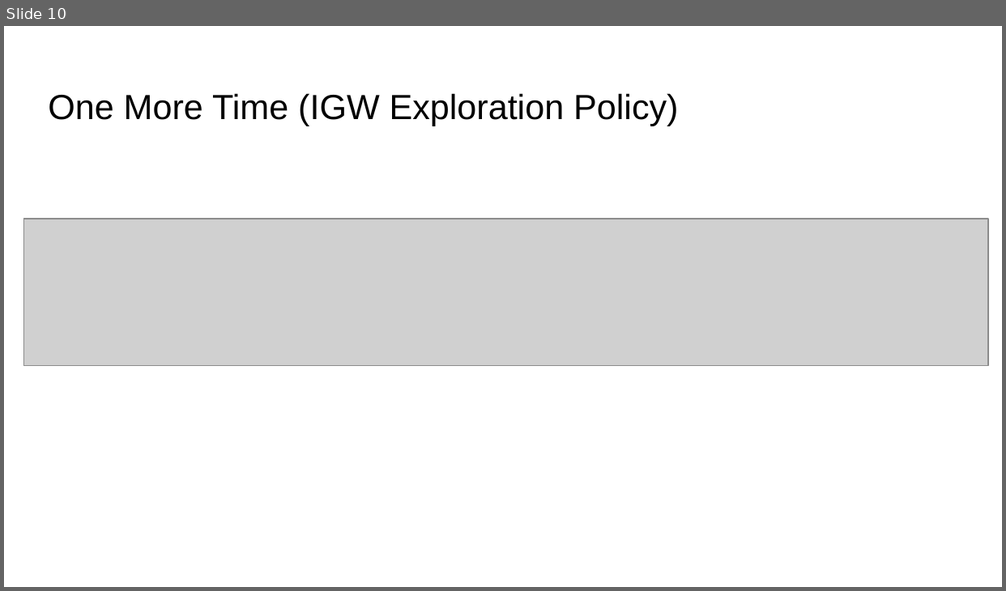
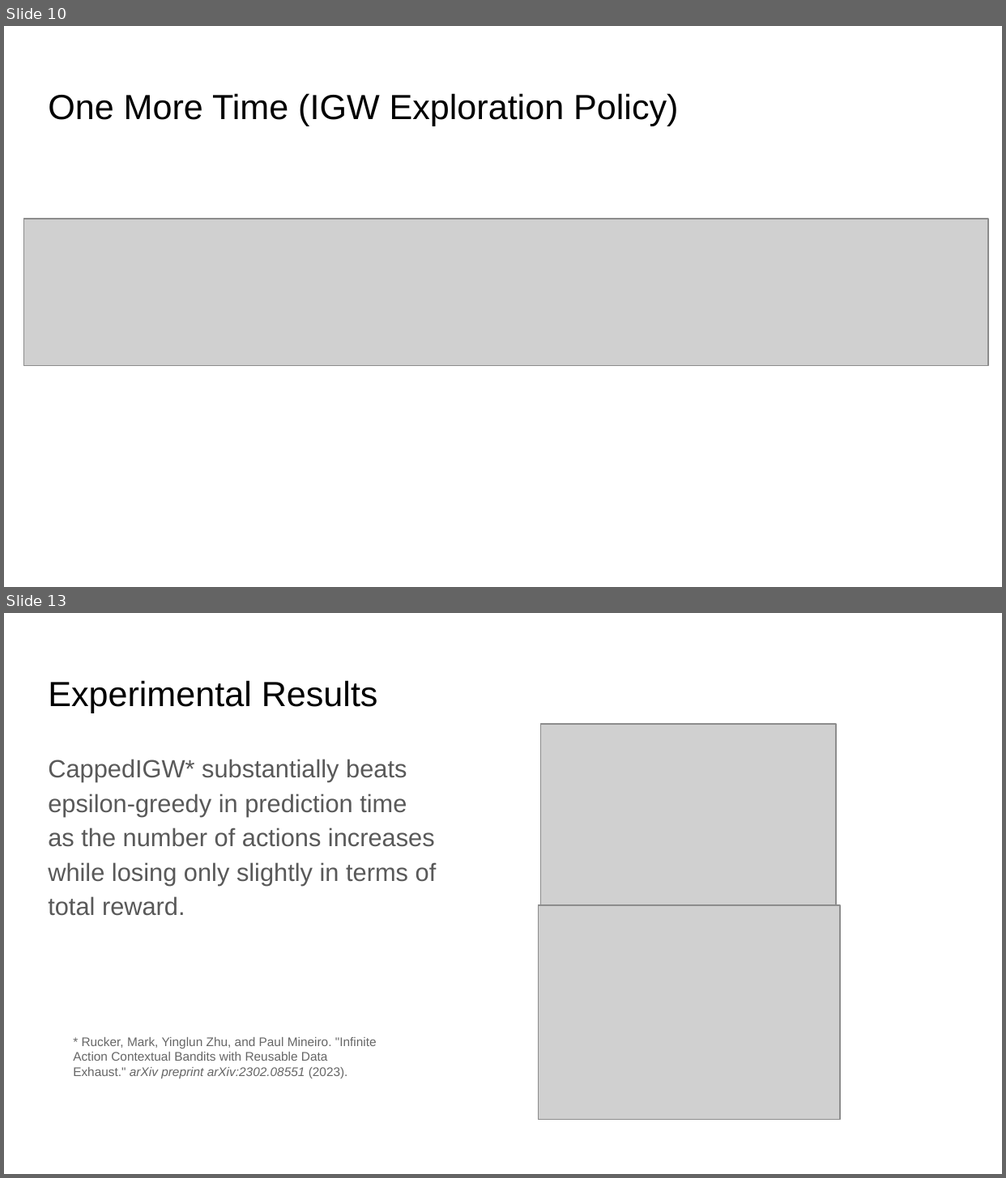
Before and after one commit to mrucker/igw_experiments, a slide deck: IGW.pptx. Shown one above the other, each under a label of ours: slide 10 before the commit, slides 10 and 13 after it; the slides between them are not shown. The pictures are 1006x591 and 1006x1178 pixels, drawn with LibreOffice and Linux fonts; fonts in the diff are those of the drawing; grey boxes stand for pictures. Boxes give left, top, right and bottom in pixels: in the first picture for what was removed or moved away, otherwise in the second. Text is boxed around its words. In the diff, an @@ line names an element or a change of style, - is before the commit and + after.

Commit message:
Added a new experiment. Updated the slides to include experimental results. Improved the structure of they python files.

```diff
--- a/IGW.pptx
+++ b/IGW.pptx
@@ slide 13 added at box(4, 613, 1002, 1174), background #FFFFFF @@
@@ title added at box(48, 680, 378, 713), 25.2 pt, text #000000 @@
+Experimental Results
@@ picture added at box(541, 724, 836, 939) @@
@@ text added at box(48, 759, 437, 916), 18 pt, text #595959 @@
+CappedIGW* substantially beats epsilon-greedy in prediction time as the number of actions increases while losing only slightly in terms of total reward.
@@ picture added at box(538, 905, 840, 1120) @@
@@ text added at box(73, 1037, 377, 1079), 9 pt, text #666666 @@
+* Rucker, Mark, Yinglun Zhu, and Paul Mineiro. "Infinite Action Contextual Bandits with Reusable Data Exhaust." arXiv preprint arXiv:2302.08551 (2023).
```
Also in this commit, not shown: 6 slides changed, 2 other slides added, 7 other files.
